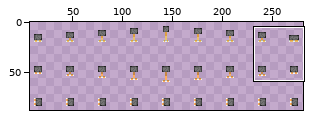
Sprite sheet, stored at assets/sprites/player/PistonSpritesheet.png. The first picture is a wide view before the edit; the outline marks the close-up.
Close-up. Before the commit:
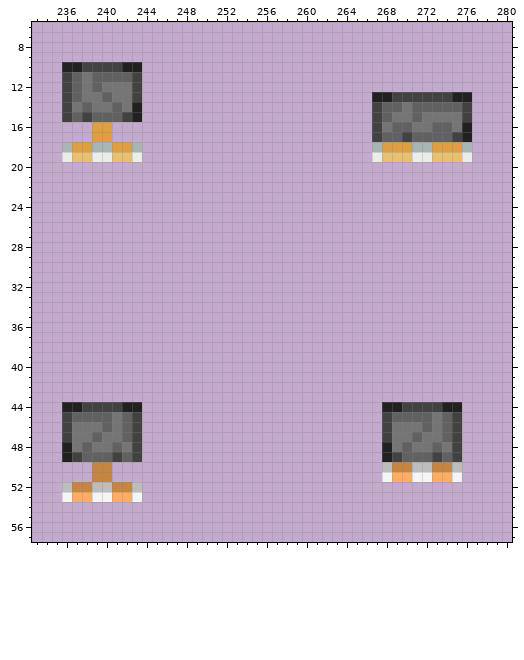
The file is 288x96 pixels. Shown: x 233..280, y 6..57. The wide view leaves out empty margins. The commit also changed other parts of the picture, which this record leaves out.
After:
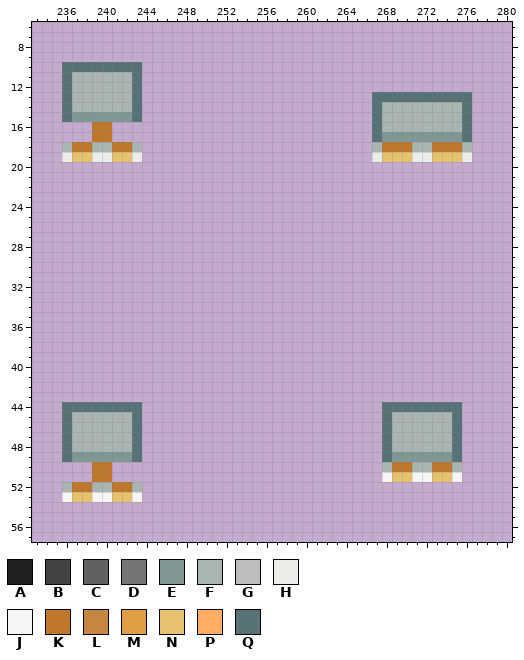
Palette (. is transparent): A #212121  B #424242  C #616161  D #757575  E #819796  F #a8b5b2  G #bdbdbd  H #ebede9  J #f5f5f5  K #be772b  L #c68642  M #de9e41  N #e8c170  P #ffad60  Q #577277
Changes in this commit:
The author changed colour B to colour E in row 15 at x 238 and 242; in row 17 at x 270 and 275; in row 49 at x 237, 241, 269 and 273.
The author changed colour C to colour E in row 15 at x 237 and 239 to 241; in row 17 at x 268 to 269 and 271 to 274; in row 49 at x 238 to 240, 242, 270 to 272 and 274.
The author changed colour C to colour F in row 11 at x 237 and 239 to 242; in row 12 at x 237 and 239; in row 13 at x 237 and 240; in row 14 at x 238, 241, 268 to 269 and 271 to 275; in row 15 at x 268 and 271; in row 16 at x 269 to 270 and 273 to 274.
The author changed colour C to colour F in row 45 at x 237 to 240, 242, 269 to 272 and 274; in row 46 at x 240, 242, 272 and 274; in row 47 at x 239, 242, 271 and 274; in row 48 at x 238, 241, 270 and 273.
The author changed colour D to colour F in row 11 at x 238; in row 12 at x 238 and 240 to 242; in row 13 at x 238 to 239 and 241 to 242; in row 14 at x 237, 239 to 240, 242 and 270; in row 15 at x 269 to 270 and 272 to 275; in row 16 at x 268, 271 to 272 and 275.
The author changed colour D to colour F in row 45 at x 241 and 273; in row 46 at x 237 to 239, 241, 269 to 271 and 273; in row 47 at x 237 to 238, 240 to 241, 269 to 270 and 272 to 273; in row 48 at x 237, 239 to 240, 242, 269, 271 to 272 and 274.
The author changed colour G to colour F in row 50 at x 268, 271 to 272 and 275; in row 52 at x 236, 239 to 240 and 243.
The author changed colour L to colour K in row 50 at x 239 to 240, 269 to 270 and 273 to 274; in row 51 at x 239 to 240; in row 52 at x 237 to 238 and 241 to 242.
The author changed colour M to colour K in rows 16 to 17 at x 239 to 240; in row 18 at x 237 to 238, 241 to 242, 268 to 270 and 273 to 275.
The author changed colour P to colour N in row 51 at x 269 to 270 and 273 to 274; in row 53 at x 237 to 238 and 241 to 242.
The author changed colour A to colour Q in row 10 at x 236 to 237 and 242 to 243; in row 13 at x 267 to 268 and 275 to 276; in rows 14 to 15 at x 243; in rows 16 to 17 at x 276; in row 44 at x 236 to 237, 242 to 243, 268 to 269 and 274 to 275; in rows 48 to 49 at x 236 and 268.
The author changed colour B to colour Q in row 10 at x 238 to 241; in rows 11 to 12 at x 236 and 243; in row 13 at x 236, 243 and 269 to 274; in rows 14 to 15 at x 236, 267 and 276; in rows 16 to 17 at x 267; in row 44 at x 238 to 241 and 270 to 273.
The author changed colour B to colour Q in rows 45 to 47 at x 236, 243, 268 and 275; in rows 48 to 49 at x 243 and 275.
Pixel boxes of the changes (left, top, right, bottom) in both close-ups:
changed: (62, 62, 142, 152)
changed: (372, 92, 472, 152)
changed: (62, 402, 142, 502)
changed: (382, 402, 462, 482)
